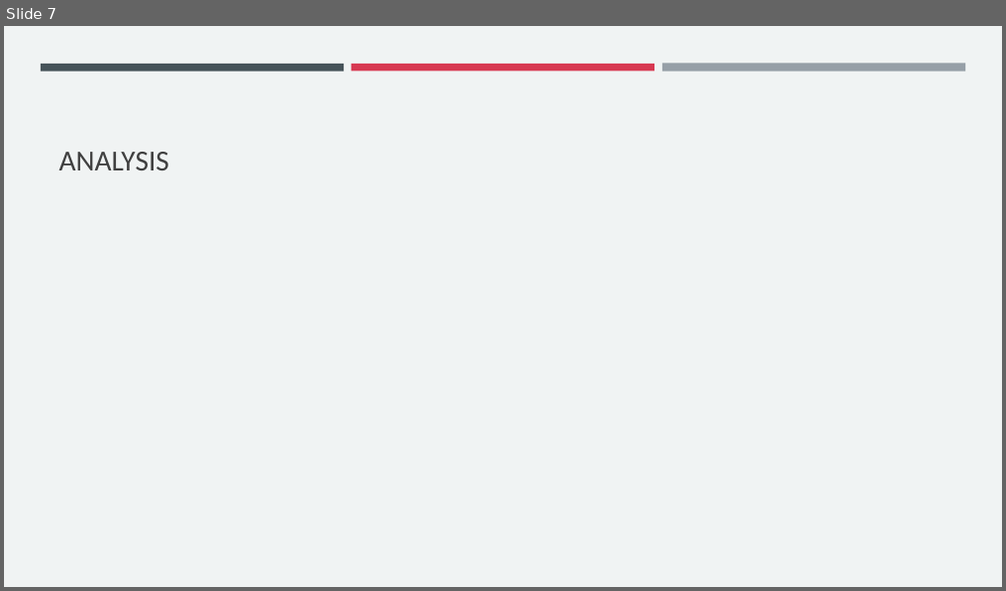
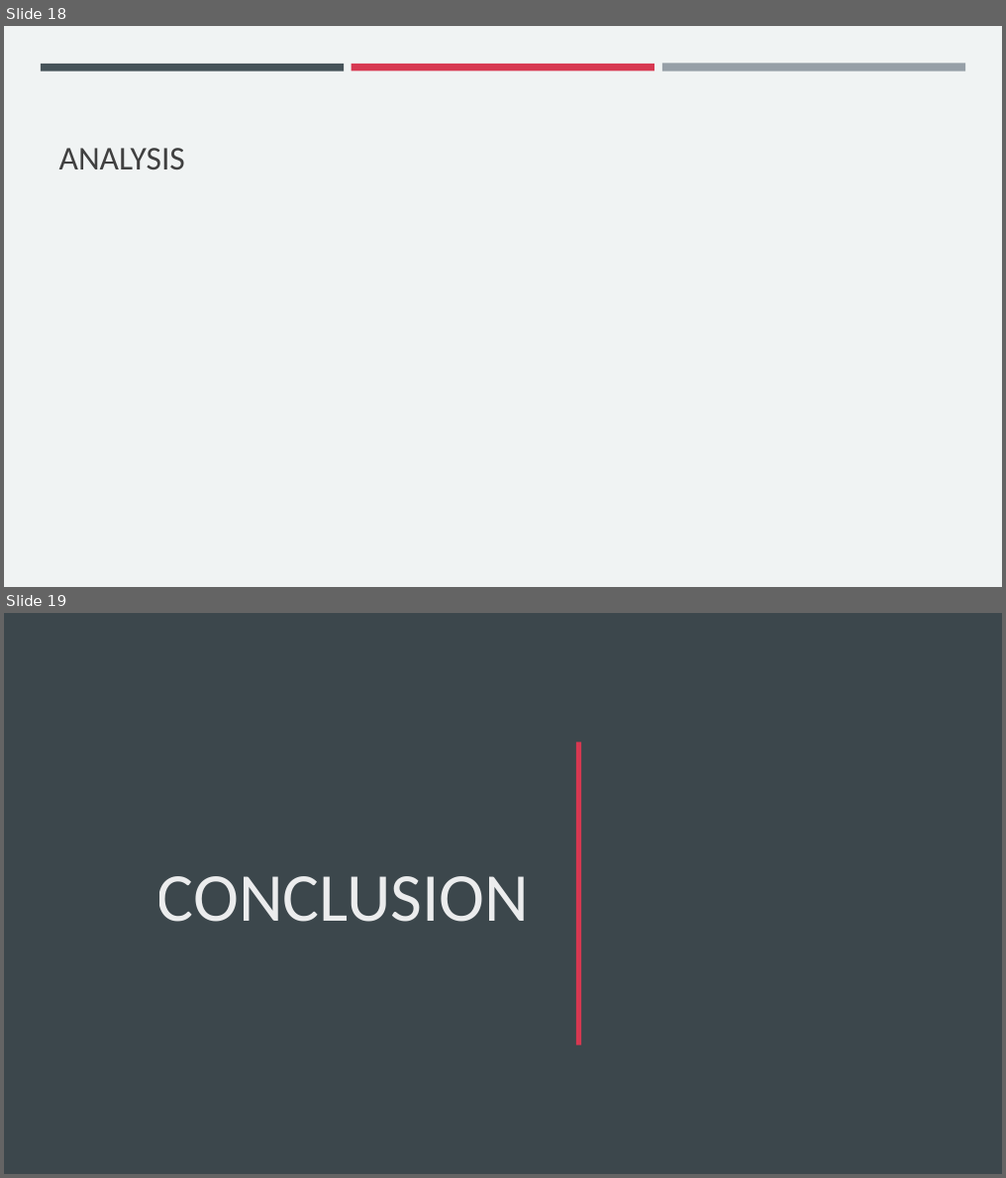
Before and after one commit to jshrdt/aics-project, a slide deck: paper/aics_ppp.pptx. Shown one above the other, each under a label of ours: slide 7 before the commit, slides 18 and 19 after it. The pictures are 1006x591 and 1006x1178 pixels, drawn with LibreOffice and Linux fonts; fonts in the diff are those of the drawing. Boxes give left, top, right and bottom in pixels: in the first picture for what was removed or moved away, otherwise in the second. Text is boxed around its words. In the diff, an @@ line names an element or a change of style, - is before the commit and + after.

```diff
--- a/paper/aics_ppp.pptx
+++ b/paper/aics_ppp.pptx
@@ slide 19 added at box(4, 613, 1002, 1174), background #1B1631 @@
@@ rectangle added at box(4, 613, 1002, 1174), fill #3C474C @@
@@ rectangle added at box(576, 742, 582, 1045), fill #D73851 @@
@@ title added at box(157, 876, 530, 922), 66 pt, text #FFFFFF at 90% opacity @@
+CONCLUSION
@@ what was slide 7 is now slide 18 @@
@@ slide 18 changed as well @@
@@ title "ANALYSIS" at box(59, 148, 185, 170): size 28 to 32 pt @@
```
Also in this commit, not shown: 5 other slides changed, 11 other slides added, 11 other files.
